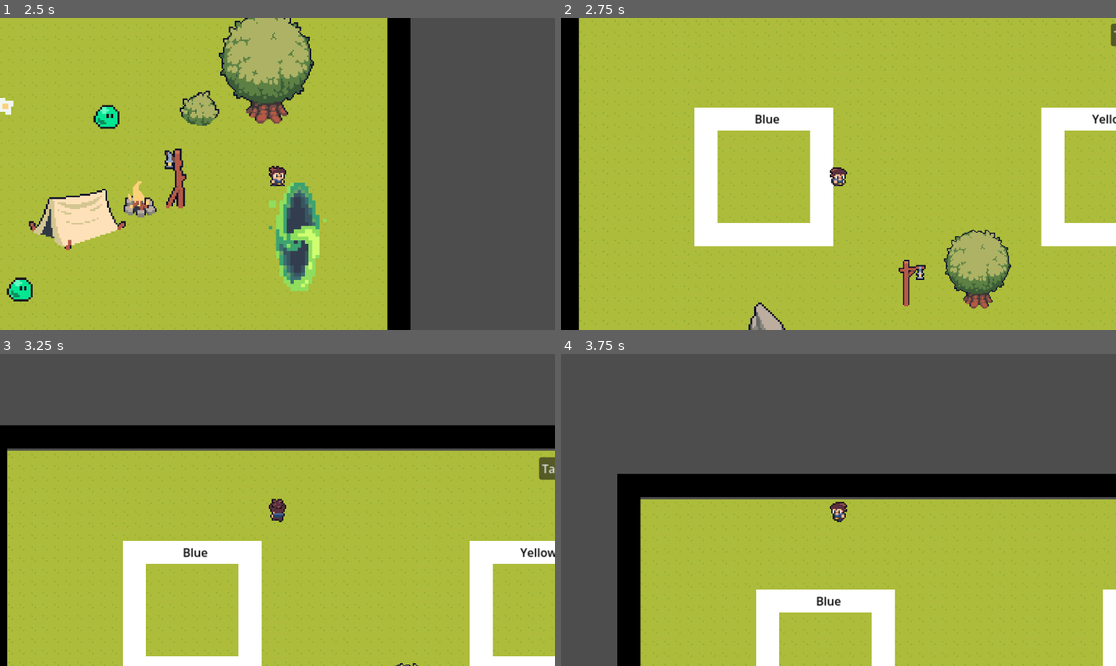
Above: before the commit, frames 1-4 (two rows, left to right).
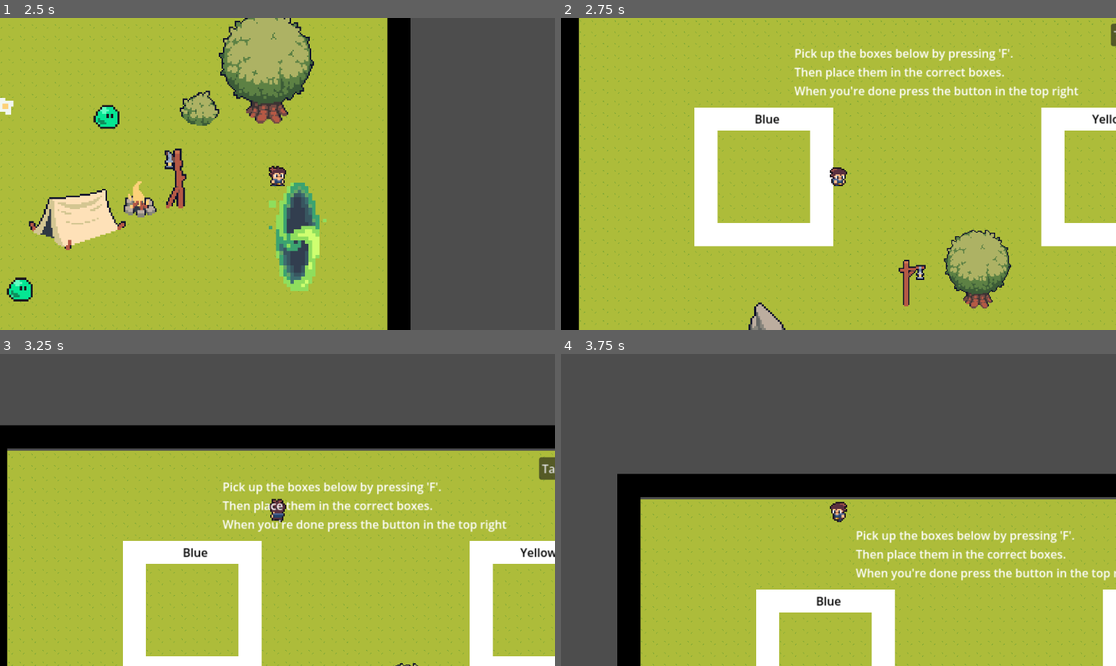
Above: after the commit, the same moments.

Repository: tanzils7/brighton-game-jam
Game: Godot game, scene res://Scenes/main.tscn
The game is run twice, just before and just after one commit, with the same random seed, the same clock (stepped at 60 frames per second) and the same inputs.
Inputs:
- Up to frame 1 (2.5 s): hold D (Right) 0.53-1.28 s; tap Q (Attack) at 0.6 s; hold S (Down) 1.28-2.03 s; tap Shift (Dash) at 1.35 s; hold D (Right) from 2.03 s (still down); tap F (Interact) at 2.1 s
- Up to frame 2 (2.75 s): keep holding D (Right)
- Up to frame 3 (3.25 s): release D (Right) at 2.78 s; hold W (Up) from 2.78 s (still down); tap Q (Attack) at 2.85 s
- Up to frame 4 (3.75 s): release W (Up) at 3.53 s; hold A (Left) from 3.53 s (still down); tap Shift (Dash) at 3.6 s

Frame 1 is identical in both runs. In frame 2, 2.0% of the frame differs, in the area x 42-94%, y 9-26%; in frame 3, 2.0%; in frame 4, 1.9%.

Commit message:
tutoprial

Diff:
--- a/Scenes/sorting_room.tscn
+++ b/Scenes/sorting_room.tscn
@@ -204,3 +204,13 @@
 scale = Vector2(0.8769424, 0.7163224)
 sprite_frames = SubResource("SpriteFrames_bk0py")
 animation = &"idle"
+
+[node name="Label" type="Label" parent="." unique_id=2132531861]
+offset_left = 209.0
+offset_top = -29.0
+offset_right = 1086.0
+offset_bottom = 72.0
+text = "Pick up the boxes below by pressing 'F'.
+Then place them in the correct boxes.
+When you're done press the button in the top right
+"
